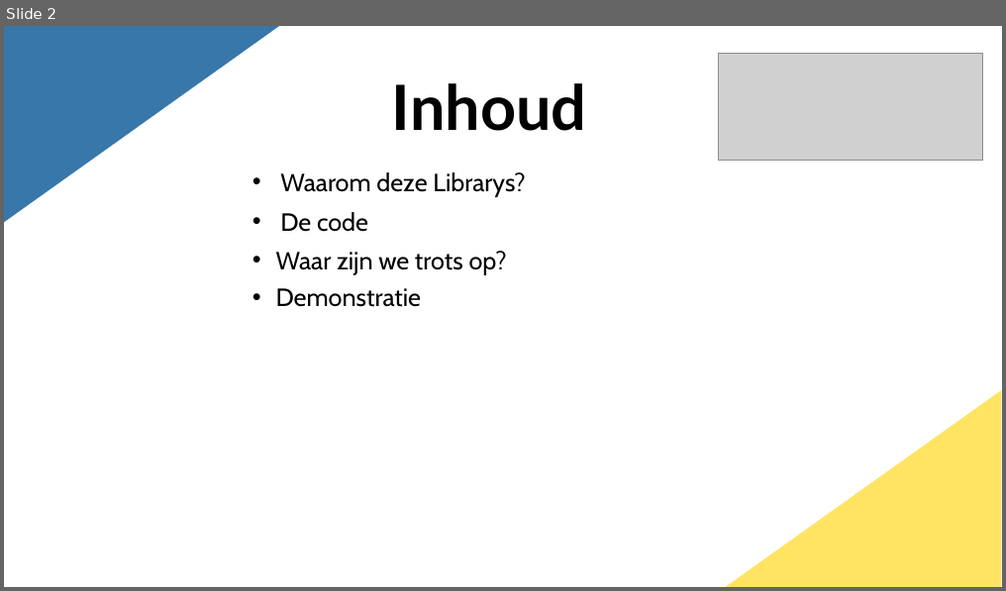
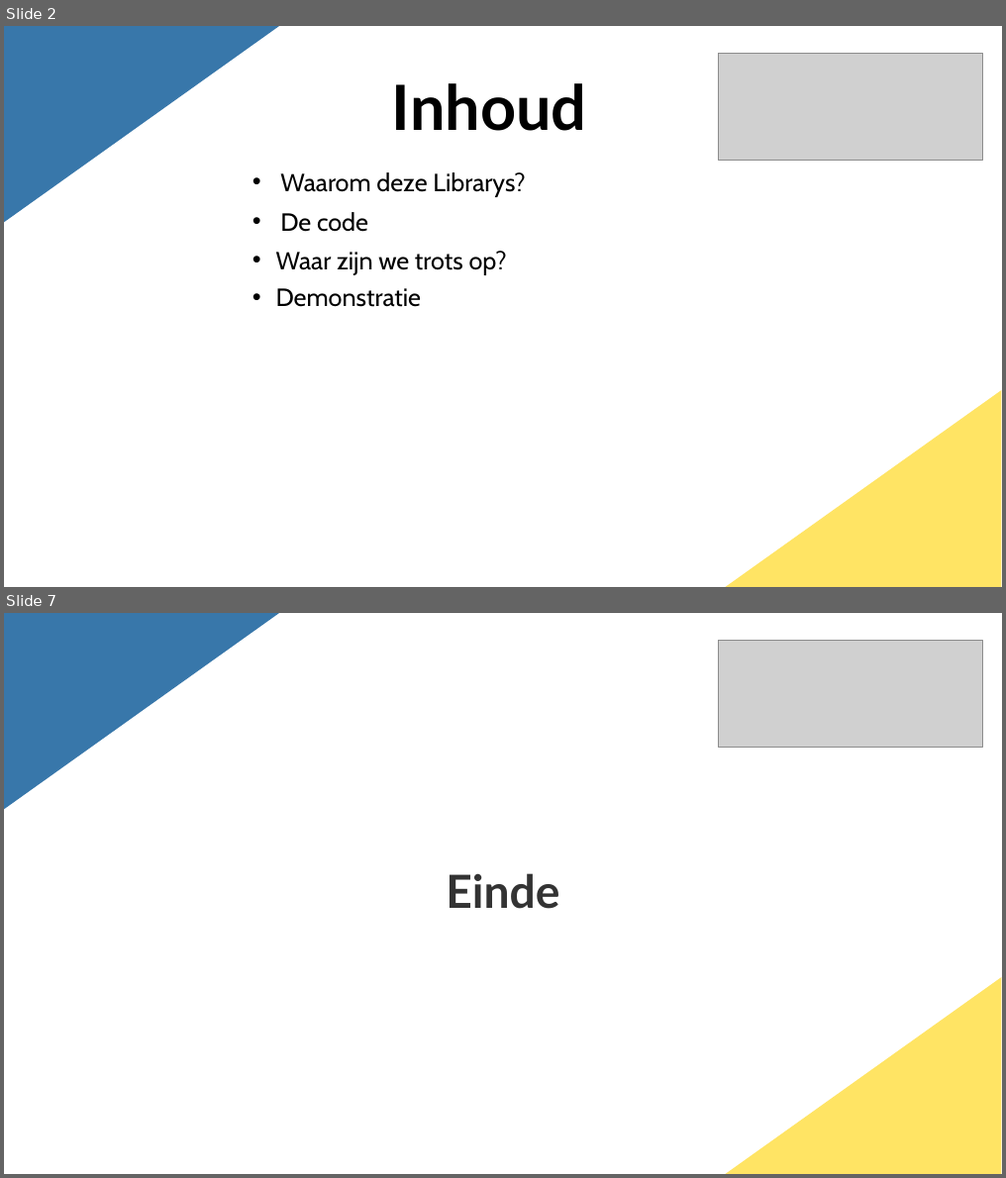
Before and after one commit to RuoFeng207/project_2, a slide deck: How to make money with software.pptx. Shown one above the other, each under a label of ours: slide 2 before the commit, slides 2 and 7 after it; the slides between them are not shown. The pictures are 1006x591 and 1006x1178 pixels, drawn with LibreOffice and Linux fonts; fonts in the diff are those of the drawing; grey boxes stand for pictures. Boxes give left, top, right and bottom in pixels: in the first picture for what was removed or moved away, otherwise in the second. Text is boxed around its words. In the diff, an @@ line names an element or a change of style, - is before the commit and + after.

```diff
--- a/How to make money with software.pptx
+++ b/How to make money with software.pptx
@@ slide 7 added at bbox=[4, 613, 1002, 1174], background #FFFFFF @@
@@ right triangle added at bbox=[4, 613, 278, 808], fill #3877AA, outline #3877AA 1.5 pt @@
@@ picture added at bbox=[719, 640, 982, 747] @@
@@ text added at bbox=[446, 873, 559, 909], 44 pt, text #333333, bold @@
+Einde
@@ right triangle added at bbox=[727, 979, 1000, 1174], fill #FFE464, outline #FFE464 1.5 pt @@
```
Also in this commit, not shown: 5 slides changed.
